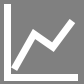
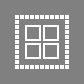
Layer changes from the first 84px x 84px image to the second:
added layer "Deselect all" above "Select all" over [15, 15, 69, 69]
hid "Statistics" over [4, 4, 78, 81]
